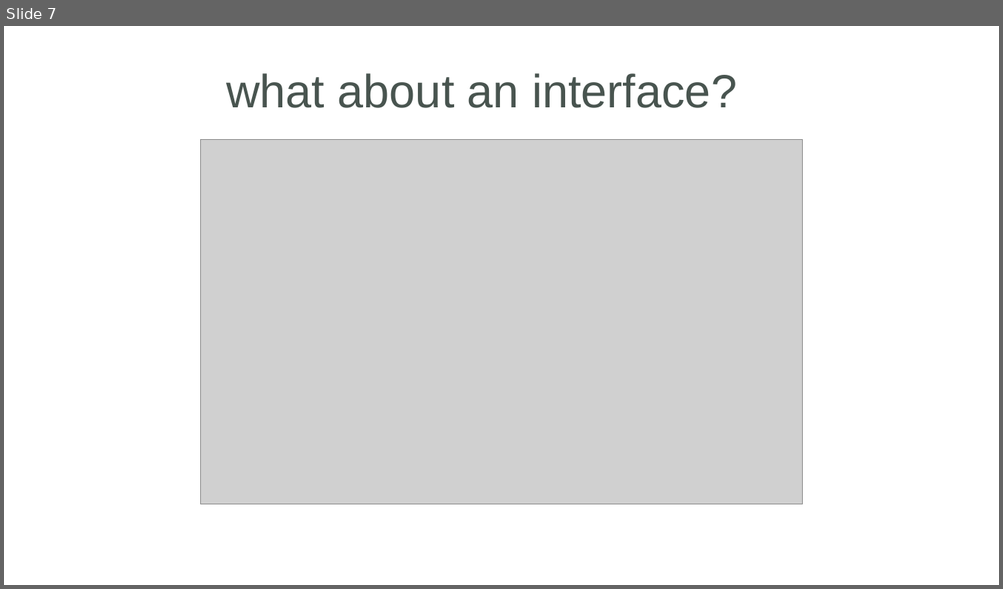
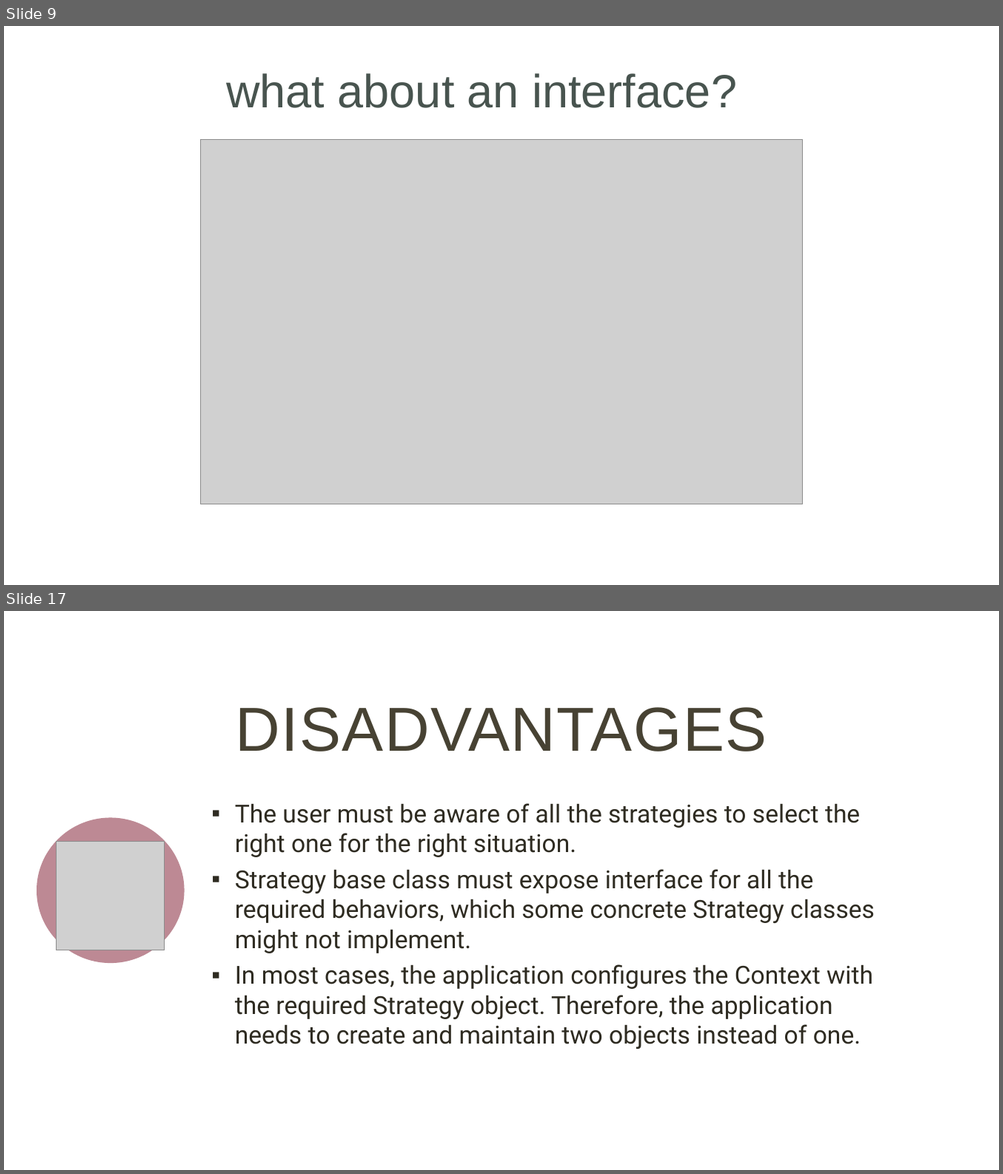
Before and after one commit to ntninh18/crossy-road, a slide deck: seminar/StrategyPattern.pptx. Shown one above the other, each under a label of ours: slide 7 before the commit, slides 9 and 17 after it; the slides between them are not shown. The pictures are 1003x589 and 1003x1174 pixels, drawn with LibreOffice and Linux fonts; fonts in the diff are those of the drawing; grey boxes stand for pictures. Boxes give left, top, right and bottom in pixels: in the first picture for what was removed or moved away, otherwise in the second. Text is boxed around its words. In the diff, an @@ line names an element or a change of style, - is before the commit and + after.

```diff
--- a/seminar/StrategyPattern.pptx
+++ b/seminar/StrategyPattern.pptx
@@ slide 17 added at box(4, 611, 999, 1170), background #FFFFFF @@
@@ title added at box(236, 707, 766, 752), 60 pt, text #474233 @@
+DISADVANTAGES
@@ text added at box(235, 803, 874, 1049), 24 pt, text #2E2B21 @@
+▪ The user must be aware of all the strategies to select the right one for the right situation.
+▪ Strategy base class must expose interface for all the required behaviors, which some concrete Strategy classes might not implement.
+▪ In most cases, the application configures the Context with the required Strategy object. Therefore, the application needs to create and maintain two objects instead of one.
@@ ellipse added at box(37, 817, 185, 963), fill #BD8994 @@
@@ picture added at box(57, 842, 165, 951) @@
@@ what was slide 7 is now slide 9 @@
```
Also in this commit, not shown: 2 slides changed, 12 other slides added, 1 slide removed.
